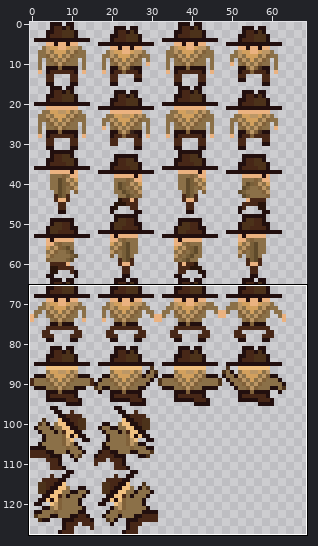
Sprite sheet -- sprites/character.png. The first picture is a wide view before the edit; the outline marks the close-up.
Close-up. As it was:
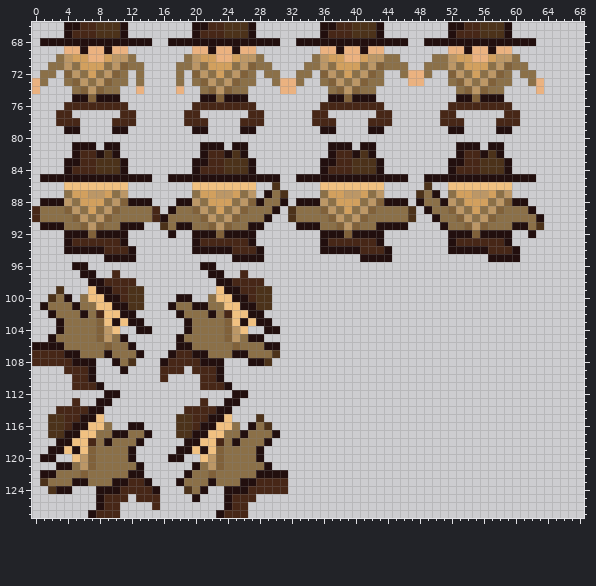
The file is 160x128 pixels. Colours within 5 levels of each other are drawn and written as one. Shown: x 0..68, y 66..127. The wide view leaves out empty margins.
Once edited:
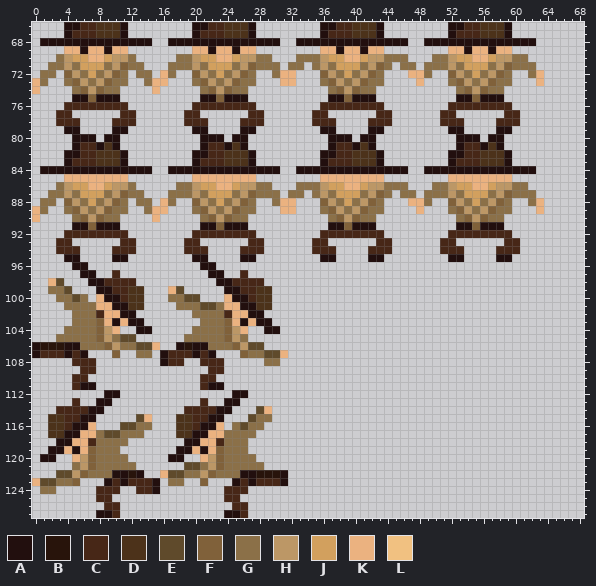
Palette (. is transparent): A #220f0e  B #28140b  C #472717  D #4c321a  E #5f4a2b  F #80613a  G #8b7048  H #bc9766  J #d2a05e  K #ebb280  L #f1c181
Diff:
Changed rows in their new state; - is an unchanged pixel.
first column x 13:
 70 -----G----------G---GG-----------G--------------G--
 71 ----G------------G-GG.----------.-G--------------G-
 72 -G-KG.----------.-KK..-----------.--------------.-K
 73 .GKK-.-----------.--.-------------.--------------.-
 74 .-K--.------------..------------------------------.
first column x 0:
 80 -----AAA-AA----------AAA-AA----------AAA-AA----------AAA-AA-----
 81 ------CCAD------------CCAD------------CCAD------------CCAD------
 82 ----A---D-DA--------A---D-DA--------A---D-DA--------A---D-DA----
 83 -----C---------------C---------------C---------------C----------
 84 -AAA-AAAAAA-AAA--AAA-AAAAAA-AAA--AAA-AAAAAA-AAA--AAA-AAAAAA-AAA-
 85 -...KKKKKKKK...--...KKKKKKKK...--...KKKKKKKK...--...KKKKKKKK...-
 86 ---GHJJKKJHHG-----GGHJJKKJHHGG.--GGGHJJKKJHHGGG--.GGHJJKKJHHGG--
 87 --GGHG-JJGHFGG---GGGHG-JJGHFGG-.GG-GHG-JJGHFG-GG.-GGHG-JJGHFGGG-
 88 -GG.FHG-GHFG.GG-KG..FHG-GHFG..-KK...FHG-GHFG...KK-..FHG-GHFG..GK
 89 K-..GFHGHFG-..-KK...GFHGHFG-...KK...GFHGHFG-....K...GFHGHFG-...K
 90 K....GFHFG-....K.....GFHFG-...--.....GFHFG-.....--...GFHFG-.....
 91 -....AAFAAA...--.....AAFAAA..----....AAFAAA....----..AAFAAA.....
 92 ----CCCCCCCC-----.--CCCCCCCC--------CCCCCCCC--------CCCCCCCC--.-
 93 ---CC......CC------CC......CC------CC......CC------CC......CC---
 94 ---CCC....--C------CCC....--C------CCC....--C------CCC....--C---
 95 ----AA---.--.-------AA---.--.-------AA---.--.-------AA---.--.---
 98 --KE------------------------------------------------------------
 99 --GGE--.---------KE----.----------------------------------------
100 --.-GE-.K--------GGEE-..K---------------------------------------
101 -...-G--KK-------.--GEE-KK--------------------------------------
102 --...-G--KK-------..--G--KK-------------------------------------
103 ---..----K-K-------..----K-K------------------------------------
104 ---.------K--------.------K-------------------------------------
105 --.--------EE-----.--------..-----------------------------------
106 -BBBAA----H-GEEK---BAA----HEE..---------------------------------
107 A----CA...F..GG-AC---CA...F--EEK--------------------------------
108 .....CCC--...------..CCC---..GG---------------------------------
109 ----..-C---.----...-..-C----------------------------------------
110 -------.--------.------.----------------------------------------
111 ------AA.-------------AA.---------------------------------------
114 ----------------------------EK----------------------------------
115 --------.----EK---------.--EGG----------------------------------
116 -------K..-EEGG--------K.-EG-.----------------------------------
117 ------KK-EEG--.-------KK--G-...---------------------------------
118 -----KK--G--..-------KK--G-...----------------------------------
119 ----K-K----..-------K-K----..-----------------------------------
120 -----K------.--------K------.-----------------------------------
121 ---..--------.-----EE--------.----------------------------------
122 -..EEH----AAB---KEEG-H----AABBB---------------------------------
123 KEE--F...AC---CA-GG..F...AC----A--------------------------------
124 -GG..---CCC..------...--CCC.....--------------------------------
125 --------C-..-...----.---C-..------------------------------------
126 --------.------.--------.---------------------------------------
127 -------.AA-------------.AA--------------------------------------
